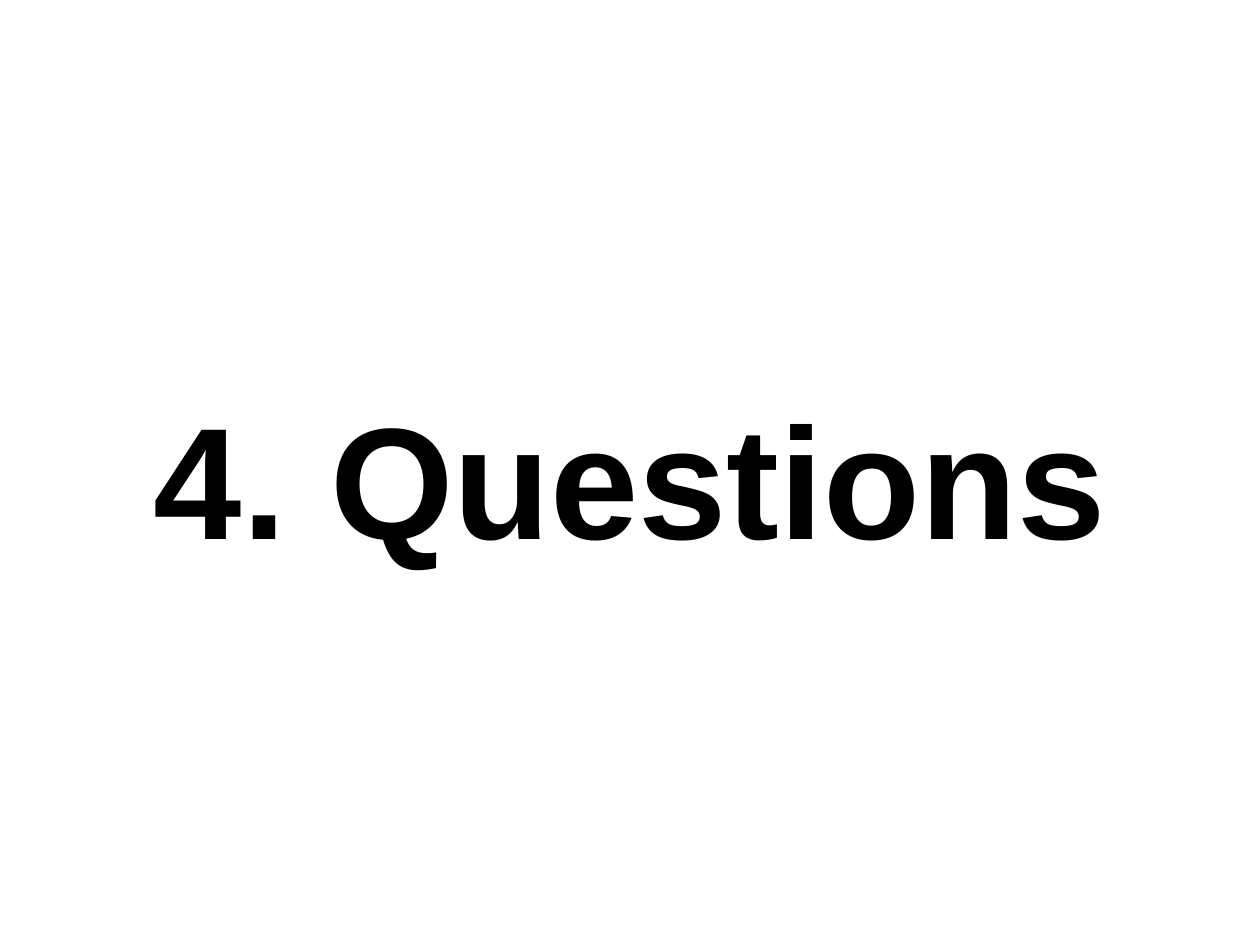
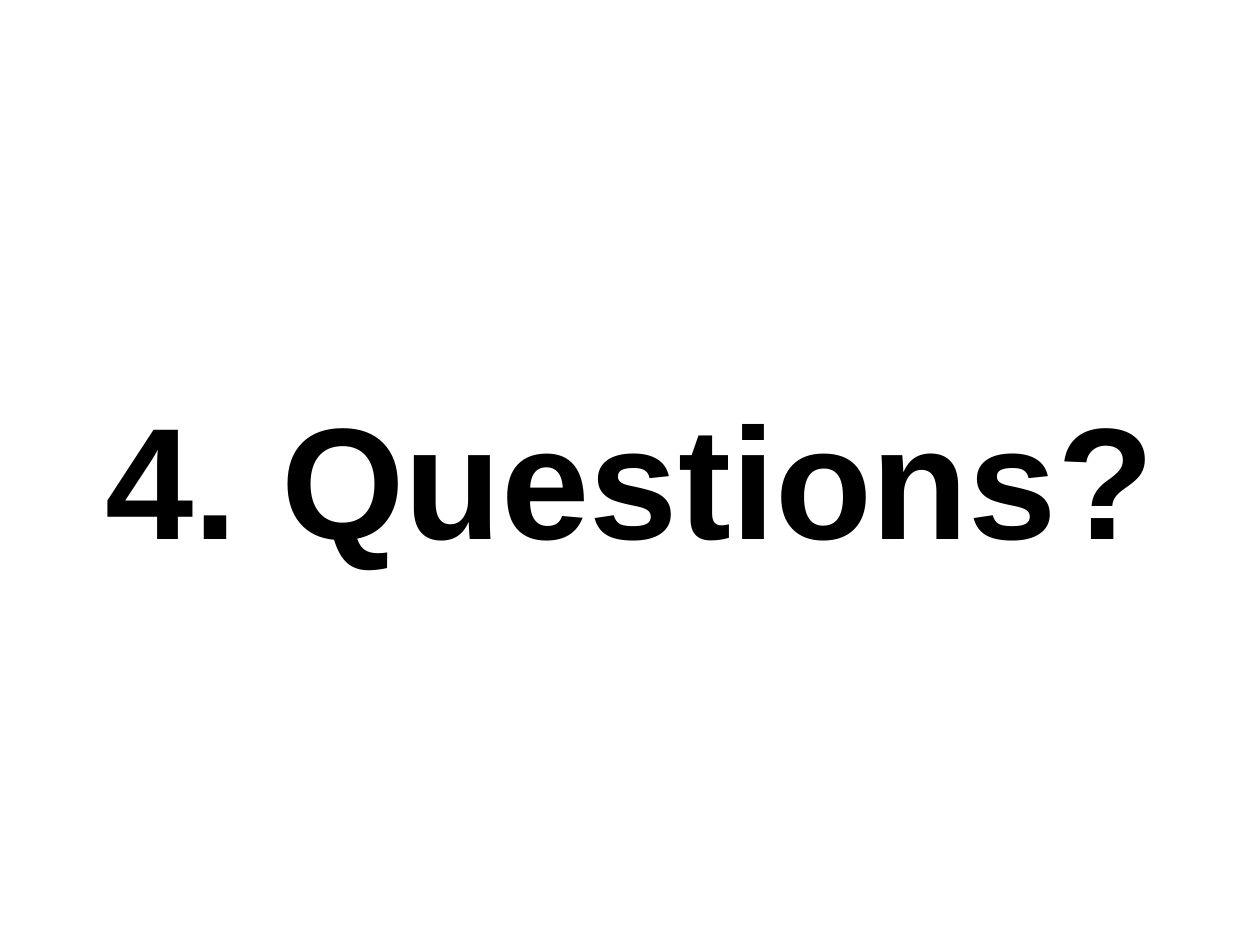
Before and after one commit to thewoolleyman/ci_for_the_rails_guy_or_gal, a slide deck: slide 68 of presentation/ci_for_the_web_2.0_guy_or_gal.odp (slide 62 before the commit). Drawn at 1260x945 pixels with LibreOffice and Linux fonts; fonts in the diff are those of the drawing. Boxes give left, top, right and bottom in pixels: in the first picture for what was removed or moved away, otherwise in the second. Text is boxed around its words. In the diff, an @@ line names an element or a change of style, - is before the commit and + after.

```diff
--- a/presentation/ci_for_the_web_2.0_guy_or_gal.odp
+++ b/presentation/ci_for_the_web_2.0_guy_or_gal.odp
@@ title at [105,424,1154,568]: text changed @@
-4. Questions
+4. Questions?
```
Also in this commit, not shown: 7 slides added, 1 slide removed.
